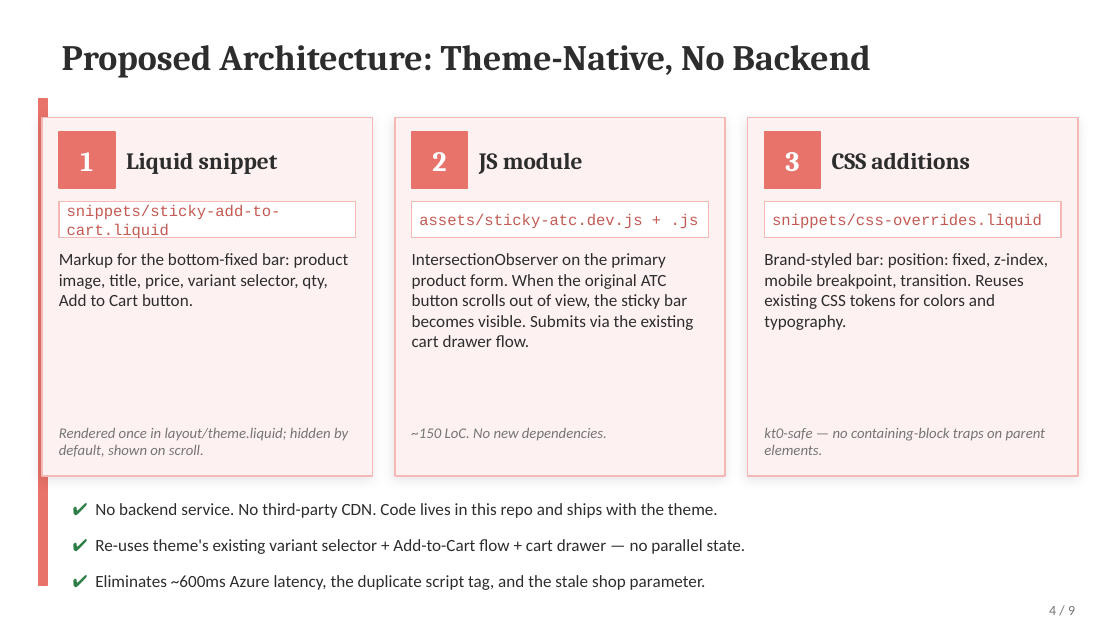
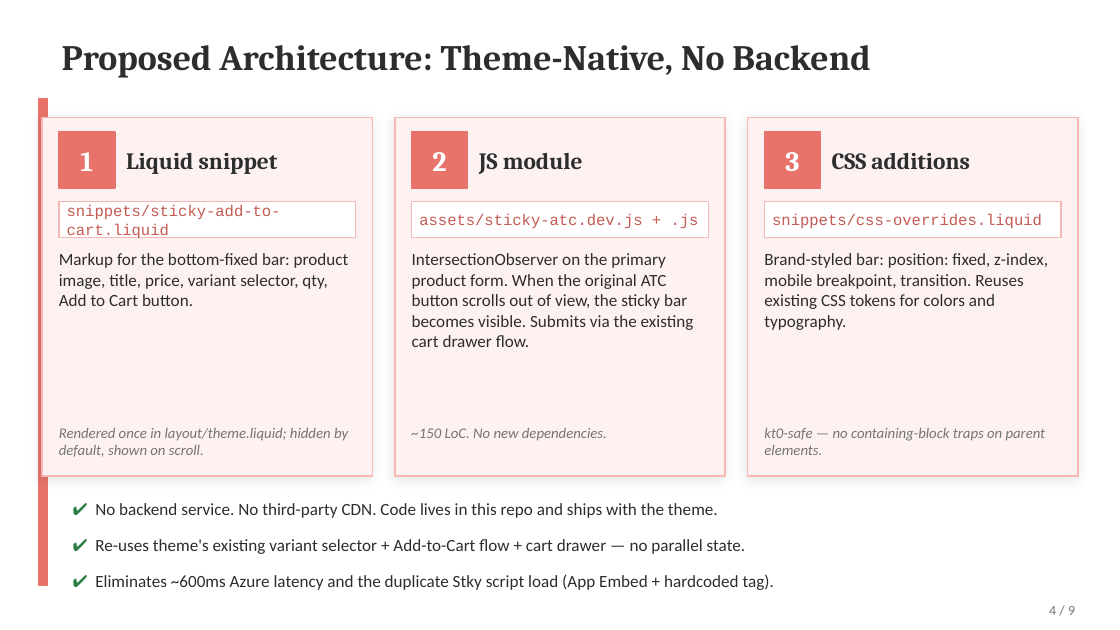
Before and after one commit to jjoson-ai/hairmnl-theme, a slide deck: slide 4 of docs/feasibility-replace-stky.pptx. Drawn at 1120x630 pixels with LibreOffice and Linux fonts; fonts in the diff are those of the drawing. Boxes give left, top, right and bottom in pixels: in the first picture for what was removed or moved away, otherwise in the second. Text is boxed around its words. In the diff, an @@ line names an element or a change of style, - is before the commit and + after.

```diff
--- a/docs/feasibility-replace-stky.pptx
+++ b/docs/feasibility-replace-stky.pptx
@@ text at box(95, 574, 774, 590): text changed @@
-✔ Eliminates ~600ms Azure latency, the duplicate script tag, and the stale shop parameter.
+✔ Eliminates ~600ms Azure latency and the duplicate Stky script load (App Embed + hardcoded tag).
```
Also in this commit, not shown: 2 other slides changed, 2 other files.
